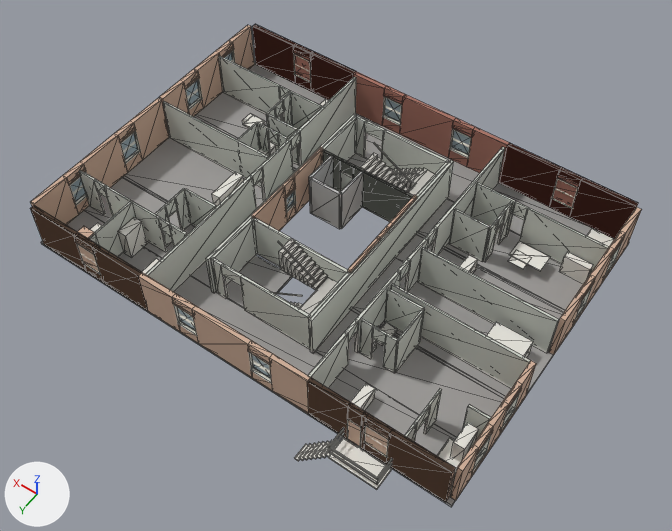
An edit to the glTF model game/assets/building/floor_05.glb, drawn before and after from the same camera.
Both versions are drawn from a 50 mm camera at (-20.2, 28.1, 54.9) aimed at (-0.9, 1.2, 12.5). The axes (+X, +Y, +Z) are drawn at lower left. The lights are the same throughout. The first picture is the older version. Mesh edges are drawn as thin lines on the coarser meshes. Objects named as collision shapes, trigger or cutter boxes, shadow casters or lower levels of detail are left out. Vertices at exactly the same position are counted once.

The scene before the commit, as lines of its bpy script (objects in view):
```python
me_f05_furniture_col = bpy.data.meshes.new('F05_furniture-col')
me_f05_furniture_col.from_pydata(...)  # 408 vertices, 636 faces; spans x -13.3..12.6, y -9.2..11.4, z 9.5..14.8
me_f05_furniture_col.materials.append(mat_m_trim)  # white #edebe3
me_f05_slabs_col = bpy.data.meshes.new('F05_slabs-col')
me_f05_slabs_col.from_pydata(...)  # 88 vertices, 204 faces; spans x -14.0..14.0, y -10.0..10.0, z 12.6..12.8
me_f05_slabs_col.materials.append(mat_m_slab)  # grey #a09e9b
me_f05_walls_fbrick_col = bpy.data.meshes.new('F05_walls_fbrick-col')
me_f05_walls_fbrick_col.from_pydata(...)  # 112 vertices, 224 faces; spans x -13.6..13.6, y -10.0..-9.7, z 12.8..16.0
me_f05_walls_fbrick_col.materials.append(mat_m_face_brick)  # brown #a66f61
ob_f05_furniture_col = bpy.data.objects.new('F05_furniture-col', me_f05_furniture_col)
ob_f05_furniture_col.location = (0.0, 0.0, 0.0)
ob_f05_slabs_col = bpy.data.objects.new('F05_slabs-col', me_f05_slabs_col)
ob_f05_slabs_col.location = (0.0, 0.0, 0.0)
ob_f05_walls_fbrick_col = bpy.data.objects.new('F05_walls_fbrick-col', me_f05_walls_fbrick_col)
ob_f05_walls_fbrick_col.location = (0.0, 0.0, 0.0)
# also in view: 'F05_walls_conc-col' at (1.4, -2.1, 14.3); 'F05_stairs' at (-1.4, 0.0, 14.8); 'F05_walls-col' at (0.0, 0.0, 14.3); 'F05_trim' at (0.0, 0.0, 13.9); 'F05_glazing-col' at (0.0, 0.0, 14.5)
```
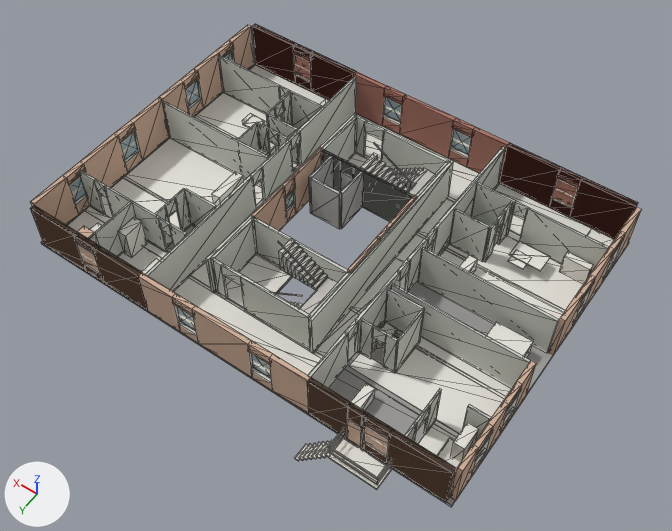
Edits to the bpy script that builds the scene:
```text
Change me_f05_furniture_col:
    used by ob_f05_furniture_col; location = (0.0, 0.0, 0.0)
    remove me_f05_furniture_col.from_pydata(...)  # 408 vertices, 636 faces; spans x -13.3..12.6, y -9.2..11.4, z 9.5..14.8
    add me_f05_furniture_col.from_pydata(...)  # 574 vertices, 900 faces; spans x -13.6..13.6, y -9.6..11.4, z 9.5..14.8
    me_f05_furniture_col part 1: a new loose piece, a box spanning x -13.63..-5.53, y -9.63..-6.27, z 12.8..12.812, in mat_m_trim (white #edebe3)
    me_f05_furniture_col part 2: a new loose piece, a box spanning x -13.63..-5.53, y -6.23..-0.47, z 12.8..12.812, in mat_m_trim (white #edebe3)
    me_f05_furniture_col part 3: a new loose piece, a box spanning x -13.63..-10.92, y 6.52..9.63, z 12.8..12.812, in mat_m_trim (white #edebe3)
    me_f05_furniture_col part 4: a new loose piece, a box spanning x -13.63..-5.53, y 2.69..6.48, z 12.8..12.812, in mat_m_trim (white #edebe3)
    me_f05_furniture_col part 5: a new loose piece, a box spanning x 5.53..9.56, y 6.27..9.63, z 12.8..12.812, in mat_m_trim (white #edebe3)
    me_f05_furniture_col part 6: a new loose piece, a box spanning x 9.6..13.63, y 6.27..9.63, z 12.8..12.812, in mat_m_trim (white #edebe3)
    me_f05_furniture_col part 7: a new loose piece, a box spanning x 5.53..13.63, y -0.86..6.23, z 12.8..12.812, in mat_m_trim (white #edebe3)
    me_f05_furniture_col part 8: a new loose piece, a box spanning x 5.53..13.63, y -9.63..-6.27, z 12.8..12.812, in mat_m_trim (white #edebe3)
    me_f05_furniture_col part 9: a new loose piece, a box spanning x 0.55..3.25, y -6.75..-3.25, z 12.8..12.812, in mat_m_trim (white #edebe3)
    me_f05_furniture_col part 10: a new loose piece, a box spanning x 0.55..3.25, y 3.25..6.75, z 12.8..12.812, in mat_m_trim (white #edebe3)
    me_f05_furniture_col part 11: a new loose piece of 24 vertices spanning x -5.3..5.3, y -9.6..9.6, z 12.8, in mat_m_trim (white #edebe3)
    me_f05_furniture_col part 12: a new loose piece of 14 vertices spanning x 5.5..13.6, y -6.2..-1.0, z 12.8, in mat_m_trim (white #edebe3)
    other edits to the shape of me_f05_furniture_col do not show in these pictures
```

Location of each change, [x1, y1, x2, y2] in pixels of the pictures (672 x 531 px):
'F05_furniture-col', reshaped (10% taller): before [90, 99, 614, 490]; after [67, 65, 614, 496]
part 1 of me_f05_furniture_col, added: after [494, 184, 591, 241]
part 2 of me_f05_furniture_col, added: after [440, 229, 583, 349]
part 3 of me_f05_furniture_col, added: after [418, 420, 459, 496]
part 4 of me_f05_furniture_col, added: after [349, 330, 511, 434]
part 5 of me_f05_furniture_col, added: after [118, 241, 167, 272]
part 6 of me_f05_furniture_col, added: after [67, 206, 110, 231]
part 7 of me_f05_furniture_col, added: after [101, 138, 262, 252]
part 8 of me_f05_furniture_col, added: after [250, 65, 325, 105]
part 9 of me_f05_furniture_col, added (mostly hidden): after [348, 154, 368, 168]
part 10 of me_f05_furniture_col, added: after [227, 254, 291, 308]
part 11 of me_f05_furniture_col, added (mostly hidden): after [175, 114, 479, 375]
part 12 of me_f05_furniture_col, added: after [195, 93, 297, 169]
'F05_slabs-col', unchanged, covered by the edit: [41, 61, 629, 507] in both
